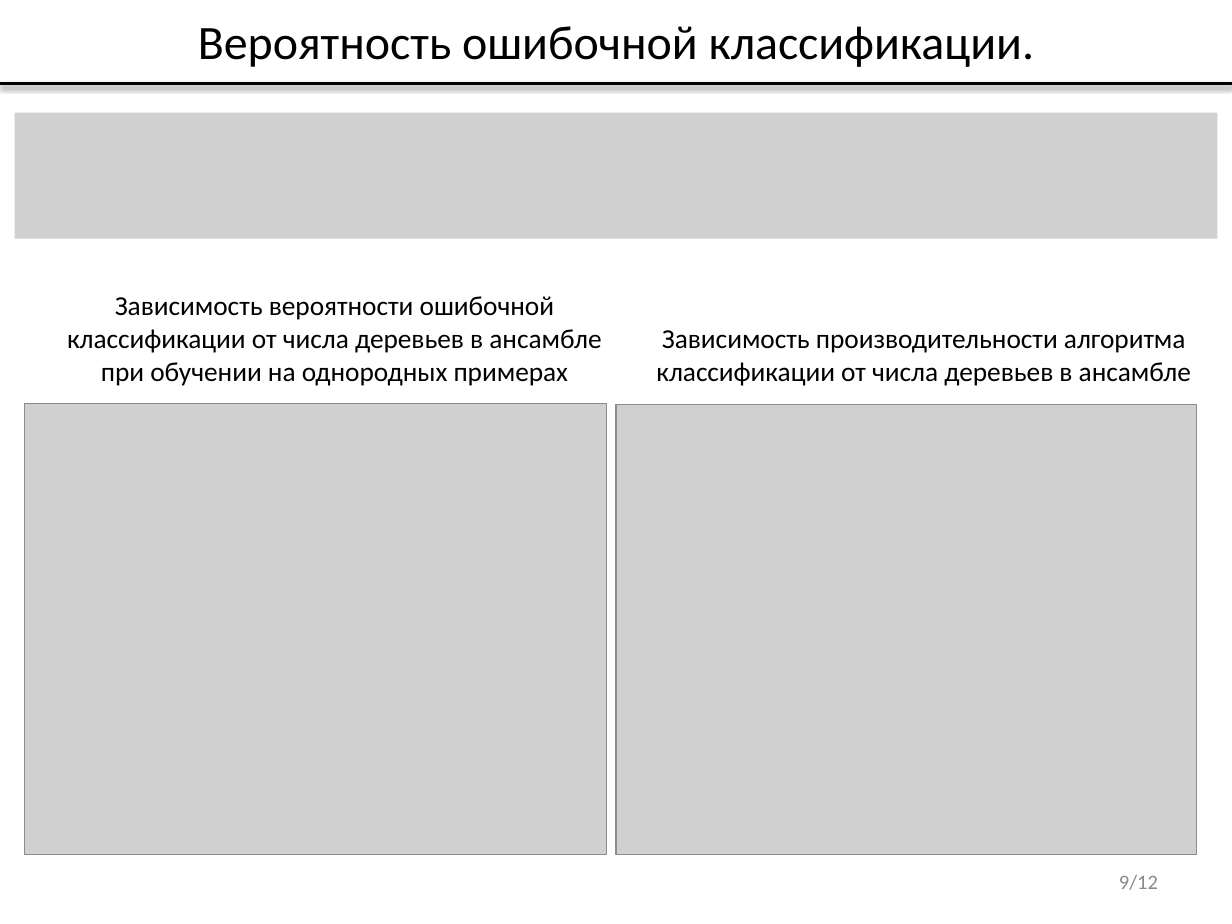
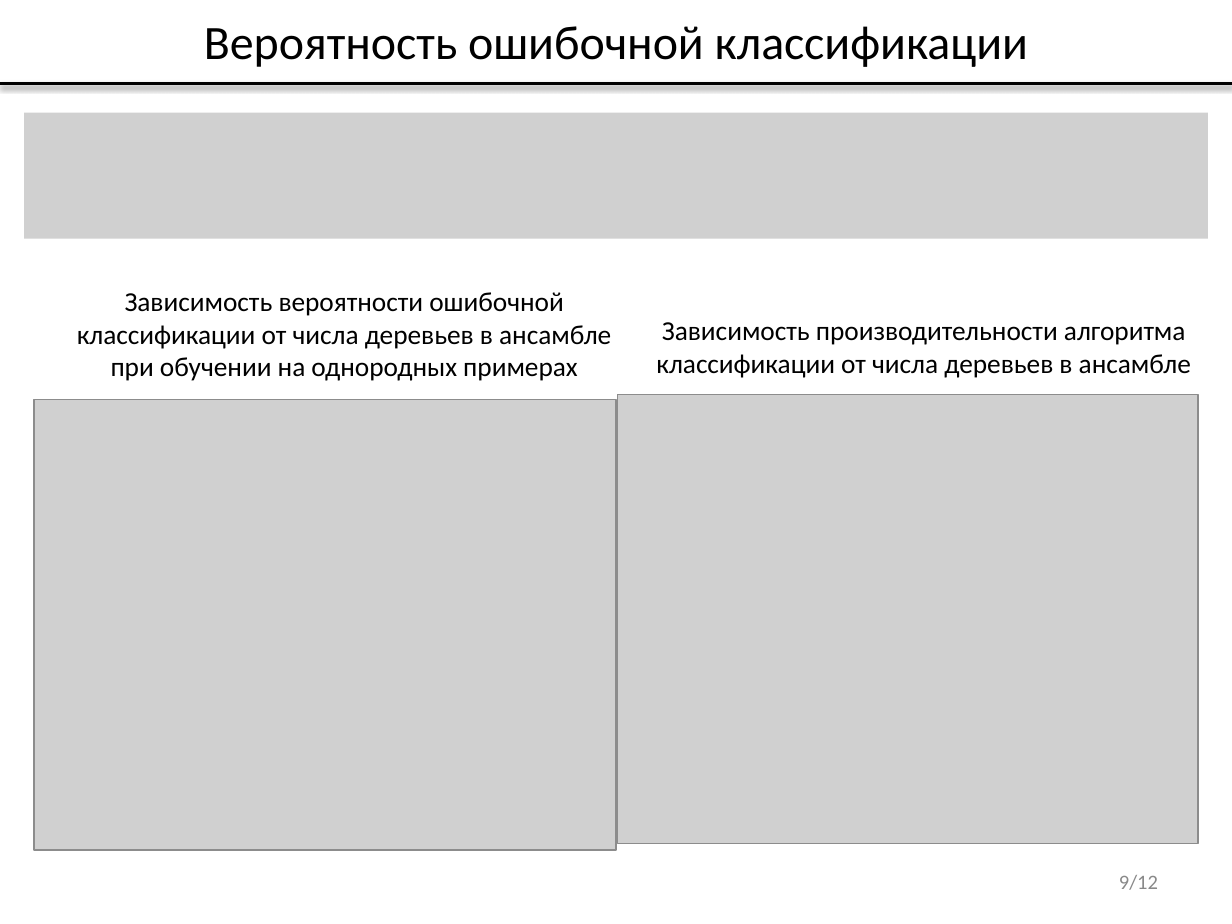
Before and after one commit to vladdimakov/cv2, a slide deck: slide 9 of ВКР/Презентация_Димаков_В.С._МП-40.pptx. Drawn at 1232x924 pixels with LibreOffice and Linux fonts; fonts in the diff are those of the drawing; grey boxes stand for pictures. Boxes give left, top, right and bottom in pixels: in the first picture for what was removed or moved away, otherwise in the second. Text is boxed around its words. In the diff, an @@ line names an element or a change of style, - is before the commit and + after.

```diff
--- a/ВКР/Презентация_Димаков_В.С._МП-40.pptx
+++ b/ВКР/Презентация_Димаков_В.С._МП-40.pptx
@@ title at bbox=[204, 26, 1028, 67]: text changed @@
-Вероятность ошибочной классификации.
+Вероятность ошибочной классификации
@@ picture: place and size @@
-picture at bbox=[15, 113, 1217, 239]
+picture at bbox=[25, 113, 1209, 239]
@@ text "Зависимость вероятности ошибочной классификации от ...": place and size @@
-text "Зависимость вероятности ошибочной классификации от ..." at bbox=[67, 296, 601, 386]
+text "Зависимость вероятности ошибочной классификации от ..." at bbox=[77, 292, 611, 381]
@@ text "Зависимость производительности алгоритма классификации от ...": place and size @@
-text "Зависимость производительности алгоритма классификации от ..." at bbox=[656, 330, 1191, 386]
+text "Зависимость производительности алгоритма классификации от ..." at bbox=[656, 322, 1191, 378]
@@ picture: place and size @@
-picture at bbox=[25, 404, 606, 855]
+picture at bbox=[34, 399, 616, 850]
@@ picture: place and size @@
-picture at bbox=[616, 405, 1196, 855]
+picture at bbox=[617, 394, 1198, 844]
```
Also in this commit, not shown: 9 other slides changed, 14 other files.
